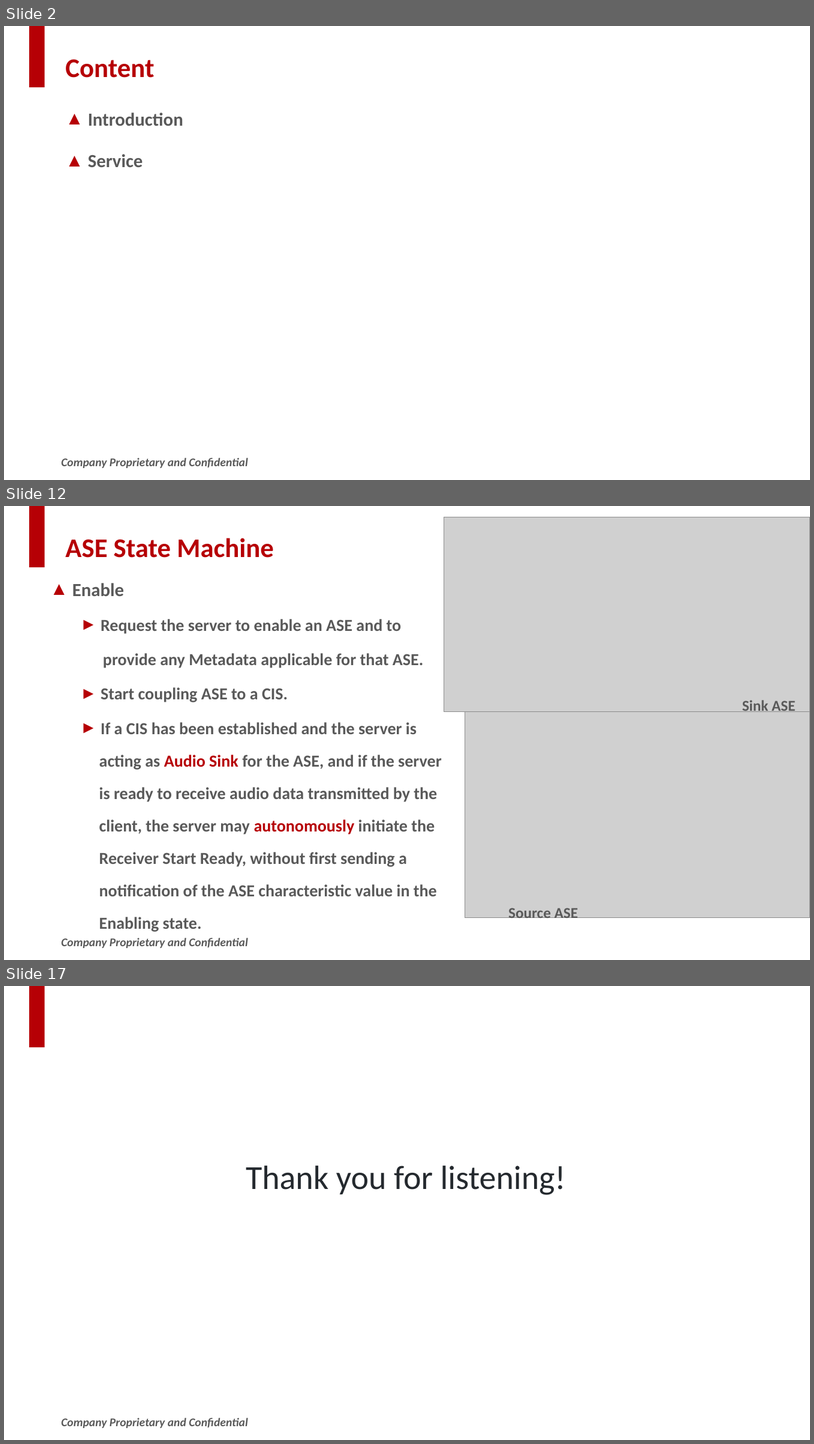
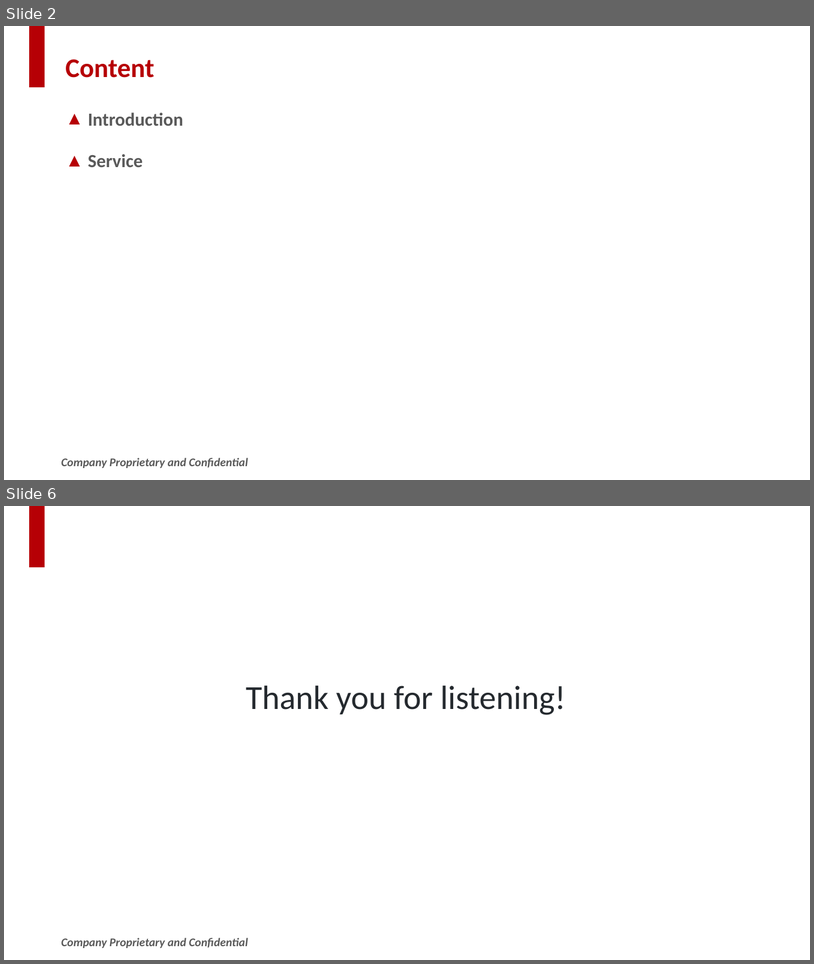
Before and after one commit to SWJTUjch/obsidian, a slide deck: Bluetooth/LE Audio/MICS/LE_Audio_MICS_MICP_sharing.pptx. Shown one above the other, each under a label of ours: slides 2, 12 and 17 before the commit, slides 2 and 6 after it; the slides between them are not shown. The pictures are 814x1444 and 814x964 pixels, drawn with LibreOffice and Linux fonts; fonts in the diff are those of the drawing; grey boxes stand for pictures; background and template pictures are left out. Boxes give left, top, right and bottom in pixels: in the first picture for what was removed or moved away, otherwise in the second. Text is boxed around its words. In the diff, an @@ line names an element or a change of style, - is before the commit and + after.

```diff
--- a/Bluetooth/LE Audio/MICS/LE_Audio_MICS_MICP_sharing.pptx
+++ b/Bluetooth/LE Audio/MICS/LE_Audio_MICS_MICP_sharing.pptx
@@ slide 12 removed at (4,506,810,960), background #FFFFFF; not listed: 2 template elements that a slide beside it also shows @@
@@ picture removed at (444,517,810,712) @@
@@ title removed at (65,538,274,558) @@
-ASE State Machine
@@ text removed at (72,583,442,931) @@
-▲ Enable
-  ► Request the server to enable an ASE and to
-  provide any Metadata applicable for that ASE.
-  ► Start coupling ASE to a CIS.
-  ► If a CIS has been established and the server is
-  acting as Audio Sink for the ASE, and if the server
-  is ready to receive audio data transmitted by the
-  client, the server may autonomously initiate the
-  Receiver Start Ready, without first sending a
-  notification of the ASE characteristic value in the
-  Enabling state.
@@ text removed at (743,700,795,712) @@
-Sink ASE
@@ picture removed at (465,712,810,918) @@
@@ text removed at (509,907,578,921) @@
-Source ASE
@@ what was slide 17 is now slide 6 @@
```
Also in this commit, not shown: 2 slides changed, 2 slides added, 12 other slides removed.
